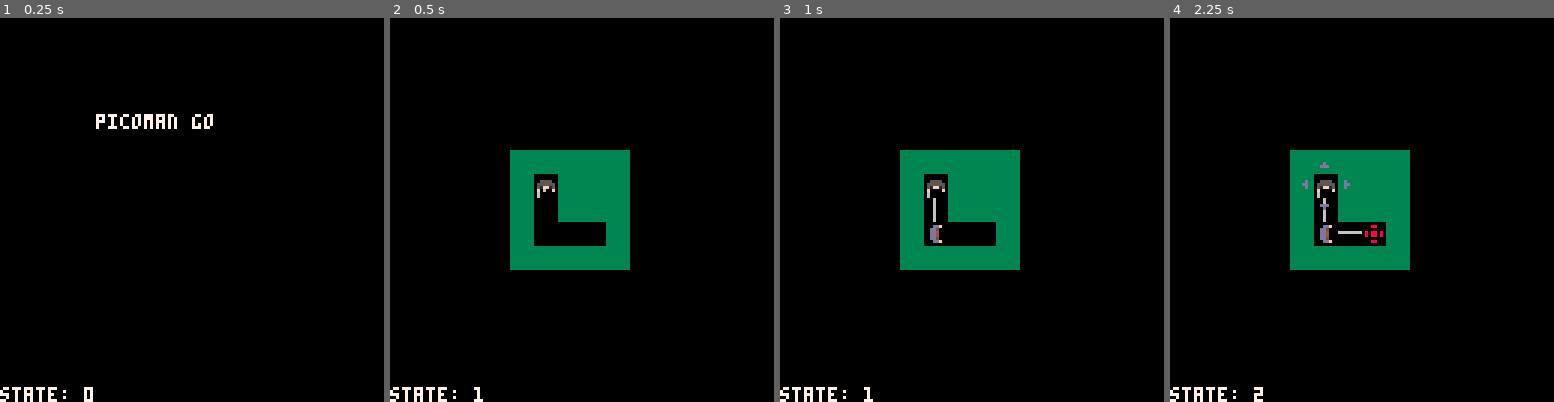
Above: before the commit, frames 1-4 (left to right).
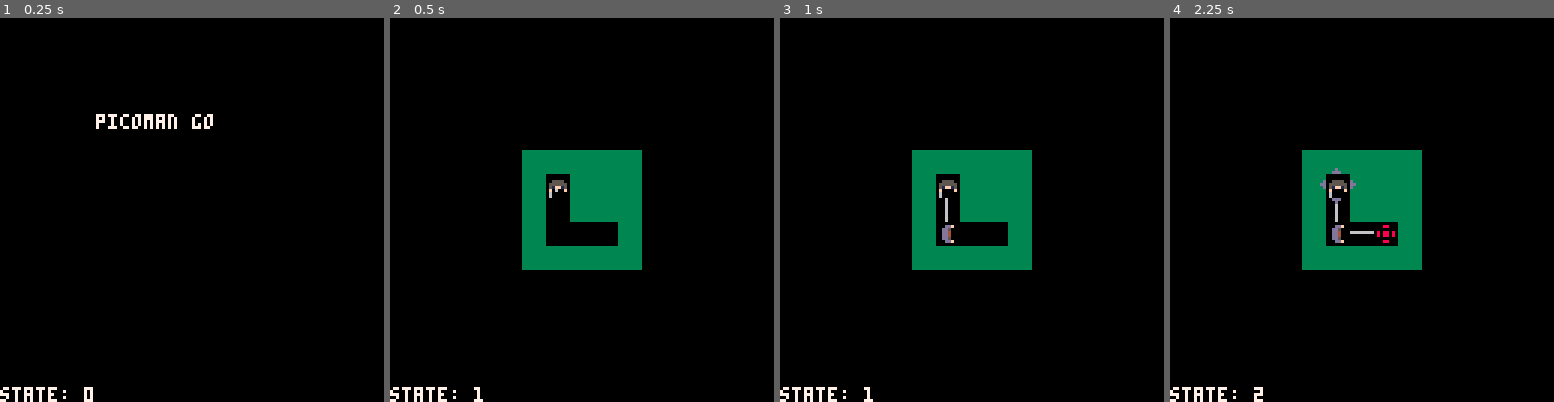
Above: after the commit, the same moments.

Repository: wesen/carts
Game: PICO-8 cartridge pico-go.p8
Two runs of this game, one before a commit and one after it. Both use one fixed random seed, a clock stepped at 60 frames per second and the inputs below.
Inputs:
- Up to frame 1 (0.25 s): no input
- Up to frame 2 (0.5 s): tap X (X key) at 0.33 s
- Up to frame 3 (1 s): tap O (Z key) at 0.7 s
- Up to frame 4 (2.25 s): tap X (X key) at 1.07, 1.85 s; hold Right 1.6-2.1 s; tap O (Z key) at 1.7, 2.1 s; hold Up from 2.15 s (still down)

Frame 1 is identical in both runs. In frame 2, 3.2% of the frame differs, in the area x 31-66%, y 34-66%; in frame 3, 3.4%; in frame 4, 3.7%.

Commit message:
Load levels from map

Diff:
--- a/pico-go.p8
+++ b/pico-go.p8
@@ -276,6 +276,9 @@
 dead_player_spr=69
 sentry_spr=80
 patroling_spr=96
+arrow_spr=5
+card_spr=7
+marker_spr=48
 
 function v_idx(x,y)
  return y*16+x
@@ -466,22 +469,22 @@
 function class_arrow:draw()
  if self.visible then
   if self.direction==dir_left then
-   spr(48,
+   spr(arrow_spr,
        (player.node.x-1)*8-self.offset,
        player.node.y*8,
        1,1,true,false)
   elseif self.direction==dir_right then
-   spr(48,
+   spr(arrow_spr,
        (player.node.x+1)*8+self.offset,
        player.node.y*8,
        1,1,false,false)
   elseif self.direction==dir_up then
-   spr(49,
+   spr(arrow_spr+1,
        player.node.x*8,
        (player.node.y-1)*8-self.offset,
        1,1,false,true)
   else
-   spr(49,
+   spr(arrow_spr+1,
        player.node.x*8,
        (player.node.y+1)*8+self.offset,
        1,1,false,false)
@@ -681,7 +684,7 @@
 x death animation enemies
 x background sprites
 x end level cards
-- load levels automatically
+x load levels automatically
 - draw screen fade on end level cards
 - define background tile for level
 x start screen
@@ -703,9 +706,28 @@
 levels={}
 
 function load_levels()
- levels[1]=bbox(v2(0,0),v2(6,5))
- levels[2]=bbox(v2(1,15),v2(12,24))
- levels[3]=bbox(v2(1,15),v2(12,24))
+ for mx=0,128 do
+  for my=0,128 do
+   local m=mget(mx,my)
+   if band(fget(m),128)==128 then
+    local level=m-marker_spr+1
+    if levels[level]==nil then
+     levels[level]=bbox(v2(mx+1,my),v2(mx,my+1))
+    end
+    local l=levels[level]
+    if (mx>l.aa.x) or (my>l.aa.y) then
+     l.bb.x=mx
+     l.bb.y=my+1
+    else
+     l.aa.x=mx+1
+     l.aa.y=my
+    end
+   end
+  end
+ end
+-- levels[1]=bbox(v2(0,0),v2(6,5))
+-- levels[2]=bbox(v2(1,15),v2(12,24))
+-- levels[3]=bbox(v2(1,15),v2(12,24))
  printh("found "..tostr(#levels).." levels")
 end
 
@@ -962,8 +984,19 @@
  print("level",x1+5,y1+45,0)
  print("complete",x1+5,y1+52,0)
  circfill(x1+w/2,y1+27,12,6)
- spr(50,x1+w/2-4,y1+62)
-end
+ spr(card_spr,x1+w/2-4,y1+62)
+end
+…(11 lines of a section not shown)…
 
 
 
@@ -1041,30 +1074,38 @@
 
 
 __gff__
-0001102003000000000000000000000001010101030101000000000000000000101010102020202000000000000000000000000000000000000000000000000005050505000400000000000000000000090909090008000000000000000000000909090900080000000000000000000000000000000000000000000000000000
+0001102003000000000000000000000001010101030101000000000000000000101010102020202000000000000000008080808080808080808080808080808005050505000400000000000000000000090909090008000000000000000000000909090900080000000000000000000000000000000000000000000000000000
 0000000000000000000000000000000000000000000000000000000000000000000000000000000000000000000000000000000000000000000000000000000000000000000000000000000000000000000000000000000000000000000000000000000000000000000000000000000000000000000000000000000000000000
 __map__
-8080808080000000000000000000000000000000000000000000000000000000000000000000000000000000000000000000000000000000000000000000000000000000000000000000000000000000000000000000000000000000000000000000000000000000000000000000000000000000000000000000000000000000
-8043808080000000000000000000000000000000000000000000000000000000000000000000000000000000000000000000000000000000000000000000000000000000000000000000000000000000000000000000000000000000000000000000000000000000000000000000000000000000000000000000000000000000
-8027808080000000000000000000000000000000000000000000000000000000000000000000000000000000000000000000000000000000000000000000000000000000000000000000000000000000000000000000000000000000000000000000000000000000000000000000000000000000000000000000000000000000
-8051231480000000000000000000000000000000000000000000000000000000000000000000000000000000000000000000000000000000000000000000000000000000000000000000000000000000000000000000000000000000000000000000000000000000000000000000000000000000000000000000000000000000
-8080808080000000000000000000000000000000000000000000000000000000000000000000000000000000000000000000000000000000000000000000000000000000000000000000000000000000000000000000000000000000000000000000000000000000000000000000000000000000000000000000000000000000
-0000000000000000000000000000000000000000000000000000000000000000000000000000000000000000000000000000000000000000000000000000000000000000000000000000000000000000000000000000000000000000000000000000000000000000000000000000000000000000000000000000000000000000
-0000000000000000000000000000000000000000000000000000000000000000000000000000000000000000000000000000000000000000000000000000000000000000000000000000000000000000000000000000000000000000000000000000000000000000000000000000000000000000000000000000000000000000
-0000000000000000000000000000000000000000000000000000000000000000000000000000000000000000000000000000000000000000000000000000000000000000000000000000000000000000000000000000000000000000000000000000000000000000000000000000000000000000000000000000000000000000
-0000000000000000000000000000000000000000000000000000000000000000000000000000000000000000000000000000000000000000000000000000000000000000000000000000000000000000000000000000000000000000000000000000000000000000000000000000000000000000000000000000000000000000
-0000000000000000000000000000000000000000000000000000000000000000000000000000000000000000000000000000000000000000000000000000000000000000000000000000000000000000000000000000000000000000000000000000000000000000000000000000000000000000000000000000000000000000
-0000000000000000000000000000000000000000000000000000000000000000000000000000000000000000000000000000000000000000000000000000000000000000000000000000000000000000000000000000000000000000000000000000000000000000000000000000000000000000000000000000000000000000
-0000000000000000000000000000000000000000000000000000000000000000000000000000000000000000000000000000000000000000000000000000000000000000000000000000000000000000000000000000000000000000000000000000000000000000000000000000000000000000000000000000000000000000
-0000000000000000000000000000000000000000000000000000000000000000000000000000000000000000000000000000000000000000000000000000000000000000000000000000000000000000000000000000000000000000000000000000000000000000000000000000000000000000000000000000000000000000
-0000000000000000000000000000000000000000000000000000000000000000000000000000000000000000000000000000000000000000000000000000000000000000000000000000000000000000000000000000000000000000000000000000000000000000000000000000000000000000000000000000000000000000
-0000000000000000000000000000000000000000000000000000000000000000000000000000000000000000000000000000000000000000000000000000000000000000000000000000000000000000000000000000000000000000000000000000000000000000000000000000000000000000000000000000000000000000
-8080808080808080808080809494000000000000000000000000000000000000000000000000000000000000000000000000000000000000000000000000000000000000000000000000000000000000000000000000000000000000000000000000000000000000000000000000000000000000000000000000000000000000
-8080438080806380808080809494000000000000000000000000000000000000000000000000000000000000000000000000000000000000000000000000000000000000000000000000000000000000000000000000000000000000000000000000000000000000000000000000000000000000000000000000000000000000
-8080278080802780808080809494000000000000000000000000000000000000000000000000000000000000000000000000000000000000000000000000000000000000000000000000000000000000000000000000000000000000000000000000000000000000000000000000000000000000000000000000000000000000
-8080512313231323132313809494000000000000000000000000000000000000000000000000000000000000000000000000000000000000000000000000000000000000000000000000000000000000000000000000000000000000000000000000000000000000000000000000000000000000000000000000000000000000
-8080808027808080278080809494000000000000000000000000000000000000000000000000000000000000000000000000000000000000000000000000000000000000000000000000000000000000000000000000000000000000000000000000000000000000000000000000000000000000000000000000000000000000
-8080132313231323148080809494000000000000000000000000000000000000000000000000000000000000000000000000000000000000000000000000000000000000000000000000000000000000000000000000000000000000000000000000000000000000000000000000000000000000000000000000000000000000
-8080808027802780808080809494000000000000000000000000000000000000000000000000000000000000000000000000000000000000000000000000000000000000000000000000000000000000000000000000000000000000000000000000000000000000000000000000000000000000000000000000000000000000
-8080512313236280808080809494000000000000000000000000000000000000000000000000000000000000000000000000000000000000000000000000000000000000000000000000000000000000000000000000000000000000000000000000000000000000000000000000000000000000000000000000000000000000
-8080808080808080808080809494000000000000000000000000000000000000000000000000000000000000000000000000000000000000000000000000000000000000000000000000000000000000000000000000000000000000000000000000000000000000000000000000000000000000000000000000000000000000
+3008080808080000000000000000000000000000000000000000000000000000000000000000000000000000000000000000000000000000000000000000000000000000000000000000000000000000000000000000000000000000000000000000000000000000000000000000000000000000000000000000000000000000
+0008430808080000000000000000000000000000000000000000000000000000000000000000000000000000000000000000000000000000000000000000000000000000000000000000000000000000000000000000000000000000000000000000000000000000000000000000000000000000000000000000000000000000
+0008270808080000000000000000000000000000000000000000000000000000000000000000000000000000000000000000000000000000000000000000000000000000000000000000000000000000000000000000000000000000000000000000000000000000000000000000000000000000000000000000000000000000
+0008512314080000000000000000000000000000000000000000000000000000000000000000000000000000000000000000000000000000000000000000000000000000000000000000000000000000000000000000000000000000000000000000000000000000000000000000000000000000000000000000000000000000
+0008080808083000000000000000000000000000000000000000000000000000000000000000000000000000000000000000000000000000000000000000000000000000000000000000000000000000000000000000000000000000000000000000000000000000000000000000000000000000000000000000000000000000
+3108080808080808080800000000000000000000000000000000000000000000000000000000000000000000000000000000000000000000000000000000000000000000000000000000000000000000000000000000000000000000000000000000000000000000000000000000000000000000000000000000000000000000
+0008412313235123140800000000000000000000000000000000000000000000000000000000000000000000000000000000000000000000000000000000000000000000000000000000000000000000000000000000000000000000000000000000000000000000000000000000000000000000000000000000000000000000
+0008080808080808080831000000000000000000000000000000000000000000000000000000000000000000000000000000000000000000000000000000000000000000000000000000000000000000000000000000000000000000000000000000000000000000000000000000000000000000000000000000000000000000
+000000c1c1c1c1c1c1c1c1c100000000000000000000000000000000c1c1c1c1c1c1c1c1c1c1c1c1c1c1c180808080808080800000000000000000000000000000000000000000000000000000000000000000000000000000000000000000000000000000000000000000000000000000000000000000000000000000000000
+000000c1c1c1c1c1c1c1c1c100000000000000000000000000000000c1c1c1c1c1c1c1c1c1c1c1c1c1c1c180808080808080800000000000000000000000000000000000000000000000000000000000000000000000000000000000000000000000000000000000000000000000000000000000000000000000000000000000
+000000c1c1c1c1c1c1c1c1c100000000000000000000000000000000c1c1c1c1c1c1c1c1c1c1c1c1c1c1c180808080808080800000000000000000000000000000000000000000000000000000000000000000000000000000000000000000000000000000000000000000000000000000000000000000000000000000000000
+000000c1c1c1c1c1c1c1c1c100000000000000000000000000000000c1c1c1c1c1c1c1c1c1c1c1c1c1c1c180808080808080800000000000000000000000000000000000000000000000000000000000000000000000000000000000000000000000000000000000000000000000000000000000000000000000000000000000
+000000c1c1c1c1c1c1c1c1c100000000000000000000000000000000c1c1c1c1c1c1c1c1c1c1c1c1c1c1c180808080808080800000000000000000000000000000000000000000000000000000000000000000000000000000000000000000000000000000000000000000000000000000000000000000000000000000000000
+000000c1c1c1c1c1c1c1c1c100000000000000000000000000000000c1c1c1c1c1c1c1c1c1c1c1c1c1c1c180808080808080800000000000000000000000000000000000000000000000000000000000000000000000000000000000000000000000000000000000000000000000000000000000000000000000000000000000
+000000c1c1c1c1c1c1c1c1c1c1c1c1c1c1c1c1c1c1c1c1c1c1c1c1c1c1c1c1c1c1c1c1c1c1c1c1c1c1c1c180808080808080800000000000000000000000000000000000000000000000000000000000000000000000000000000000000000000000000000000000000000000000000000000000000000000000000000000000
+320808080808080808080808c1c1c1c1c1c1c1c1c1c1c1c1c1c1c1c1c1c1c1c1c1c1c1c1c1c1c1c1c1c1c180808080808080800000000000000000000000000000000000000000000000000000000000000000000000000000000000000000000000000000000000000000000000000000000000000000000000000000000000
+000843080808630808080808c1c1c1c1c1c1c1c1c1c1c1c1c1c1c1c180808080808080808080808080808080808080808080800000000000000000000000000000000000000000000000000000000000000000000000000000000000000000000000000000000000000000000000000000000000000000000000000000000000
+000827080808270808080808c1c1c1c1c1c1c1c1c1c1c1c1c1c1c1c180808080808080808080808080808080808080808080800000000000000000000000000000000000000000000000000000000000000000000000000000000000000000000000000000000000000000000000000000000000000000000000000000000000
+000851231323132313231308c1c1c1c1c1c1c1c1c1c1c1c1c1c1c1c180808080808080808080808080808080808080808080800000000000000000000000000000000000000000000000000000000000000000000000000000000000000000000000000000000000000000000000000000000000000000000000000000000000
+000808082708080827080808c1c1c1c1c1c1c1c1c1c1c1c1c1c1c1c1808080808080808080808080c1c1c1c1c1c1c1c1c1c1c10000000000000000000000000000000000000000000000000000000000000000000000000000000000000000000000000000000000000000000000000000000000000000000000000000000000
+000813231323132314080808c1c1c1c1c1c1c1c1c1c1c1c1c1c1c1c1808080808080808080808080c1c1c1c1c1c1c1c1c1c1c10000000000000000000000000000000000000000000000000000000000000000000000000000000000000000000000000000000000000000000000000000000000000000000000000000000000
+00080808270827080808080800000000c1c1c1c1c1c1c1c1c1c1c1c1808080808080808080808080c1c1c1c1c1c1c1c1c1c1c10000000000000000000000000000000000000000000000000000000000000000000000000000000000000000000000000000000000000000000000000000000000000000000000000000000000
+00085123132362080808080800000000c1c1c1c1c1c1c1c1c1c1c1c1808080808080808080808080c1c1c1c1c1c1c1c1c1c1c10000000000000000000000000000000000000000000000000000000000000000000000000000000000000000000000000000000000000000000000000000000000000000000000000000000000
+00080808080808080808080832000000c1c1c1c1c1c1c1c1c1c1c1c1808080808080808080808080c1c1c1c1c1c1c1c1c1c1c10000000000000000000000000000000000000000000000000000000000000000000000000000000000000000000000000000000000000000000000000000000000000000000000000000000000
+00000000000000000000000000000000c1c1c1c1c1c1c1c1c1c1c1c1808080808080808080808080c1c1c1c1c1c1c1c1c1c1c10000000000000000000000000000000000000000000000000000000000000000000000000000000000000000000000000000000000000000000000000000000000000000000000000000000000
+00000000000000000000000000000000c1c1c1c1c1c1c1c1c1c1c1c1808080808080808080808080c1c1c1c1c1c1c1c1c1c1c10000000000000000000000000000000000000000000000000000000000000000000000000000000000000000000000000000000000000000000000000000000000000000000000000000000000
+00000000000000000000000000000000c1c1c1c1c1c1c1c1c1c1c1c1808080808080808080808080c1c1c1c1c1c1c1c1c1c1c10000000000000000000000000000000000000000000000000000000000000000000000000000000000000000000000000000000000000000000000000000000000000000000000000000000000
+00000000000000000000000000000000c1c1c1c1c1c1c1c1c1c1c1c1c1c1c1c1c1c1c18080808080c1c1c1c1c1c1c1c1c1c1c10000000000000000000000000000000000000000000000000000000000000000000000000000000000000000000000000000000000000000000000000000000000000000000000000000000000
+0000000000000000000000000000000000000000000000000000c1c1c1c1c1c1c1c1c1808080808080808080808080808080800000000000000000000000000000000000000000000000000000000000000000000000000000000000000000000000000000000000000000000000000000000000000000000000000000000000
+0000000000000000000000000000000000000000000000000000c1c1c1c1c1c1c1c1c1808080808080808080808080808080800000000000000000000000000000000000000000000000000000000000000000000000000000000000000000000000000000000000000000000000000000000000000000000000000000000000
+0000000000000000c1c100000000000000000000000000000000c1c1c1c1c1c1c1c1c1c1c1c1c1c1c1c1c1c1c18080808080800000000000000000000000000000000000000000000000000000000000000000000000000000000000000000000000000000000000000000000000000000000000000000000000000000000000
+0000000000000000c1c100000000000000000000000000000000c1c1c1c1c1c1c1c1c1c1c1c1c1c1c1c1c1c1c18080808080800000000000000000000000000000000000000000000000000000000000000000000000000000000000000000000000000000000000000000000000000000000000000000000000000000000000
Not shown, changed: 35 lines of the sprite sheet (__gfx__) section of pico-go.p8
